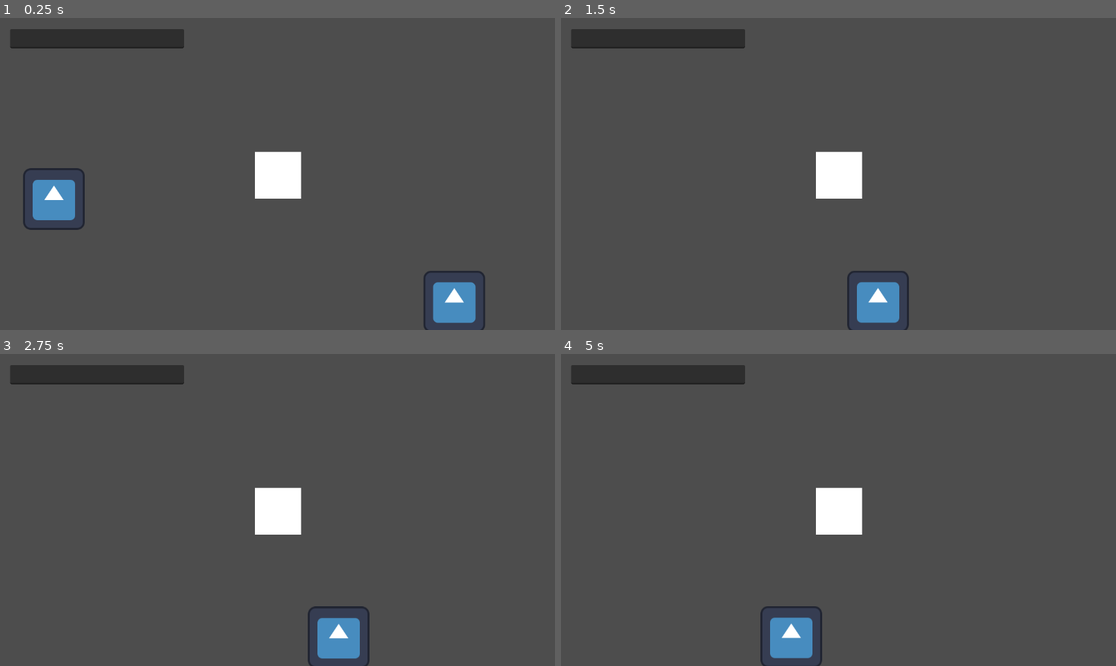
Above: before the commit, frames 1-4 (two rows, left to right).
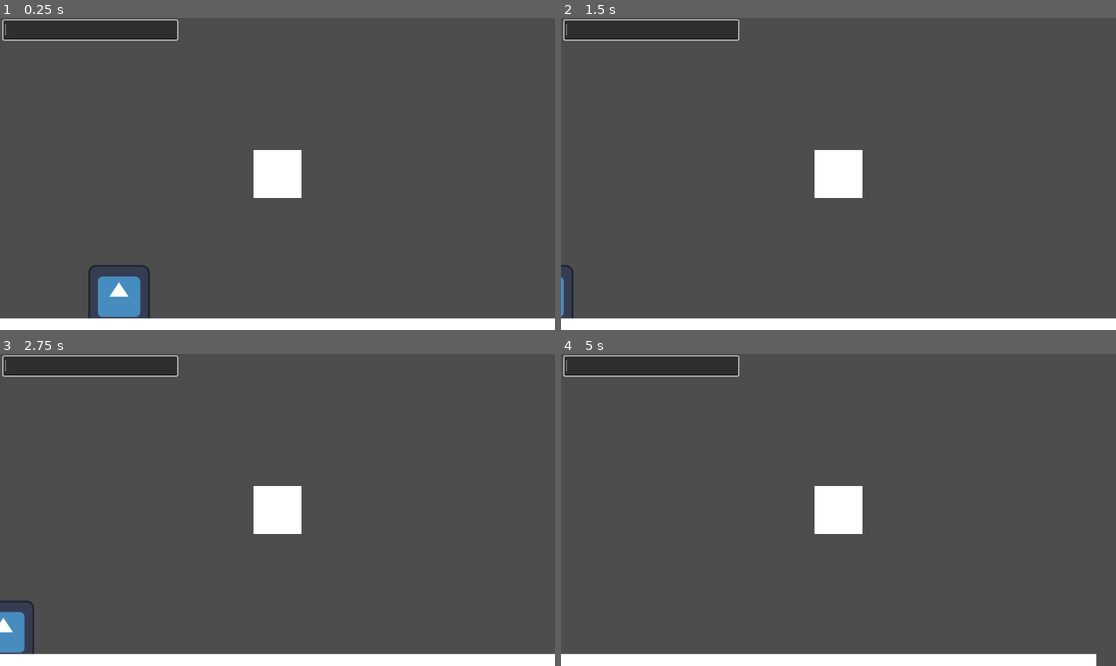
Above: after the commit, the same moments.

Repository: ninja00283/SubmarineGame
Game: Godot game, scene res://node2D.tscn
Same seed, same stepped clock (60 frames per second), same inputs: the game is played once before the commit and once after it. The engine's default icon, where the game draws it, is replaced by a stand-in: a white triangle on a blue panel in a dark square.
Inputs:
- Up to frame 1 (0.25 s): no input
- Up to frame 2 (1.5 s): tap Enter (Submit) at 0.5, 0.6, 1.35 s; hold Right (ui_right) from 0.53 s (still down); tap Up (ui_up) at 0.77 s
- Up to frame 3 (2.75 s): tap Up (ui_up) at 1.52 s; release Right (ui_right) at 2.03 s; hold Left (ui_left) from 2.03 s (still down); tap Enter (Submit) at 2.1 s
- Up to frame 4 (5 s): release Left (ui_left) at 2.78 s; hold Right (ui_right) 2.78-4.28 s; tap Enter (Submit) at 2.85, 3.6, 4.35 s; tap Up (ui_up) at 3.02, 3.77, 4.52 s; hold Left (ui_left) from 4.28 s (still down)

The runs differ from the first frame. In frame 1, 9.4% of the frame differs, in the area x 0-100%, y 0-100%; in frame 2, 7.1%; in frame 3, 7.9%; in frame 4, 7.0%.

Commit message:
Improved modularity and new commands
A more modular system for adding new commands, alongside a new fire command that adds a torpedo scene to the scene tree, shouldn't be too hard to add new weapons.

Diff:
--- /dev/null
+++ b/area2D.gd
@@ -0,0 +1,11 @@
+extends Area2D
+
+
+# Called when the node enters the scene tree for the first time.
+func _ready() -> void:
+	pass # Replace with function body.
+
+
+# Called every frame. 'delta' is the elapsed time since the previous frame.
+func _process(delta: float) -> void:
+	pass
--- a/commandInput.gd
+++ /dev/null
@@ -1,50 +0,0 @@
-extends Node2D
-
-@onready var commandInput: LineEdit = $CharacterBody2D/commandInput
-@onready var characterBody2D: CharacterBody2D = $CharacterBody2D
-
-var angleDegreesInput = 0
-var magnitudeInput = 0
-
-# Called when the node enters the scene tree for the first time.
-func _ready() -> void:
-	pass # Replace with function body.
-
-# Called every frame. 'delta' is the elapsed time since the previous frame.
-func _process(delta: float) -> void:
-	if Input.is_action_just_pressed("Submit"):
-		if commandInput.text.to_lower().begins_with("move"):
-			submitCommand()
-		else:
-			submit()
-
-func submit():
-	print(commandInput.text)
-	commandInput.clear()
-
-func submitCommand():
-	var input_text = commandInput.text.strip_edges().to_lower()
-	if input_text.begins_with("move"):
-		var parts = input_text.split(" ")
-		if parts.size() == 3:
-			var angle = parts[1]
-			var magnitude = parts[2]
-			angleDegreesInput = angle.to_int()
-			magnitudeInput = magnitude.to_int()
-
-			if angle.is_valid_float() and magnitude.is_valid_float():
-				print("Recognized command: move with values angle(degrees) =", angle, ", magnitude =", magnitude)
-
-				var angleRadians = deg_to_rad(angleDegreesInput)
-				var x = magnitudeInput * cos(angleRadians)
-				var y = magnitudeInput * sin(angleRadians)
-
-				characterBody2D.velocity = Vector2(x, y)
-				print("Calculated x: ", x, " y: ", y)
-			else:
-				print("Invalid move command. Both angle and magnitude must be numeric values.")
-		else:
-			print("Invalid move command. Expected 2 values: angle and magnitude.")
-	else:
-		print("Unknown command:", input_text)
-	commandInput.clear()
--- /dev/null
+++ b/main.gd
@@ -0,0 +1,77 @@
+extends Node2D
+
+@onready var commandInput: LineEdit = $CharacterBody2D/commandInput
+@onready var characterBody2D: CharacterBody2D = $CharacterBody2D
+@onready var torpedoScene = preload("res://torpedo.tscn")
+
+var commands = ["move", "fire"]
+
+# Called when the node enters the scene tree for the first time.
+func _ready() -> void:
+	commandInput.grab_focus()
+
+# Called every frame. 'delta' is the elapsed time since the previous frame.
+func _process(delta: float) -> void:
+	if Input.is_action_just_pressed("Submit"):
+		commandInterpret()
+
+func commandInterpret():
+	var text = commandInput.text.to_lower()
+	var parts = text.split(" ")
+	if parts.size() > 0:
+		var command = parts[0]
+		if command in commands:
+			match command:
+				"move":
+					moveCommand(parts)
+				"fire":
+					fireCommand(parts)
+			commandInput.clear()
+			return
+	print("Unknown command: ", text)
+	commandInput.clear()
+
+func moveCommand(parts: Array):
+	if parts.size() == 3:
+		var angleDegreesInput = 0
+		var magnitudeInput = 0
+		var angle = parts[1]
+		var magnitude = parts[2]
+		if angle.is_valid_float() and magnitude.is_valid_float():
+			angleDegreesInput = angle.to_int()
+			magnitudeInput = magnitude.to_int()
+
+			var angleRadians = deg_to_rad(angleDegreesInput)
+			var x = magnitudeInput * cos(angleRadians)
+			var y = magnitudeInput * sin(angleRadians)
+
+			characterBody2D.velocity += Vector2(x, y)
+			print(x, " ", y, " Velocity added")
+		else:
+			print("Invalid move command. Both angle and magnitude must be numeric values.")
+	else:
+		print("Invalid move command. Expected 2 values: angle and magnitude.")
+
+func fireCommand(parts: Array):
+	print("fireCommand()")
+
+	var torpedo = torpedoScene.instantiate()
+
+	var angleDegreesInput = 0
+	var magnitudeInput = 128
+	var angle = parts[1]
+
+	if angle.is_valid_float():
+		angleDegreesInput = angle.to_int()
+
+	torpedo.rotation = deg_to_rad(angleDegreesInput)
+
+	var direction = Vector2(cos(torpedo.rotation), sin(torpedo.rotation))
+	var velocity = direction * magnitudeInput
+
+	torpedo.linear_velocity = velocity
+
+	var offset = direction * 100
+	torpedo.position = characterBody2D.position + offset
+
+	get_tree().root.add_child(torpedo)
--- a/node2D.tscn
+++ b/node2D.tscn
@@ -1,18 +1,16 @@
 [gd_scene load_steps=8 format=3 uid="uid://qyq07mg1p0sn"]
 
 [ext_resource type="Script" path="res://characterBody2D.gd" id="1_06o6w"]
-[ext_resource type="Script" path="res://commandInput.gd" id="1_rrkik"]
+[ext_resource type="Script" path="res://main.gd" id="1_rrkik"]
 [ext_resource type="Texture2D" uid="uid://eos4yb6buaxr" path="res://icon.svg" id="2_mcqon"]
 
 [sub_resource type="RectangleShape2D" id="RectangleShape2D_vy411"]
-size = Vector2(0.28515, 0.464029)
 
 [sub_resource type="QuadMesh" id="QuadMesh_st13u"]
 
-[sub_resource type="PhysicsMaterial" id="PhysicsMaterial_l68c8"]
+[sub_resource type="RectangleShape2D" id="RectangleShape2D_7grsg"]
 
-[sub_resource type="RectangleShape2D" id="RectangleShape2D_3lyl6"]
-size = Vector2(1343, 36)
+[sub_resource type="QuadMesh" id="QuadMesh_b37v0"]
 
 [node name="Node2D" type="Node2D"]
 script = ExtResource("1_rrkik")
@@ -21,36 +19,39 @@
 script = ExtResource("1_06o6w")
 
 [node name="Camera2D" type="Camera2D" parent="CharacterBody2D"]
-position = Vector2(-324, 55)
 
 [node name="CollisionShape2D" type="CollisionShape2D" parent="CharacterBody2D"]
-position = Vector2(-322, 57)
-scale = Vector2(316.5, 208.5)
+scale = Vector2(5, 5)
 shape = SubResource("RectangleShape2D_vy411")
 
 [node name="MeshInstance2D" type="MeshInstance2D" parent="CharacterBody2D"]
-position = Vector2(-322.875, 57.375)
-scale = Vector2(95.75, 97.25)
+scale = Vector2(100, 100)
 mesh = SubResource("QuadMesh_st13u")
 
 [node name="commandInput" type="LineEdit" parent="CharacterBody2D"]
-offset_left = -879.0
-offset_top = -246.0
-offset_right = -518.0
-offset_bottom = -206.0
-
-[node name="StaticBody2D" type="StaticBody2D" parent="."]
-position = Vector2(-451, 260)
-physics_material_override = SubResource("PhysicsMaterial_l68c8")
-
-[node name="CollisionShape2D" type="CollisionShape2D" parent="StaticBody2D"]
-position = Vector2(137.5, 8)
-shape = SubResource("RectangleShape2D_3lyl6")
+offset_left = -569.0
+offset_top = -319.0
+offset_right = -208.0
+offset_bottom = -279.0
 
 [node name="Icon" type="Sprite2D" parent="."]
-position = Vector2(-788, 107)
+position = Vector2(-329, 253)
 texture = ExtResource("2_mcqon")
 
 [node name="Icon2" type="Sprite2D" parent="."]
-position = Vector2(43, 320)
+position = Vector2(451, 372)
 texture = ExtResource("2_mcqon")
+
+[node name="StaticBody2D" type="StaticBody2D" parent="."]
+position = Vector2(0, -150)
+collision_layer = 3
+
+[node name="CollisionShape2D" type="CollisionShape2D" parent="StaticBody2D"]
+position = Vector2(0, 500)
+scale = Vector2(100, 5)
+shape = SubResource("RectangleShape2D_7grsg")
+
+[node name="MeshInstance2D" type="MeshInstance2D" parent="StaticBody2D"]
+position = Vector2(0, 500)
+scale = Vector2(2000, 100)
+mesh = SubResource("QuadMesh_b37v0")
--- a/project.godot
+++ b/project.godot
@@ -26,7 +26,16 @@
 "events": [Object(InputEventKey,"resource_local_to_scene":false,"resource_name":"","device":-1,"window_id":0,"alt_press …(195 unchanged characters)…
 ]
 }
+Fire={
+"deadzone": 0.5,
+"events": [Object(InputEventKey,"resource_local_to_scene":false,"resource_name":"","device":-1,"window_id":0,"alt_pressed":false,"shift_pressed":false,"ctrl_pressed":false,"meta_pressed":false,"pressed":false,"keycode":0,"physical_keycode":81,"key_label":0,"unicode":113,"location":0,"echo":false,"script":null)
+]
+}
 
 [physics]
 
 2d/default_gravity=0.4
+
+[rendering]
+
+textures/canvas_textures/default_texture_filter=0
--- /dev/null
+++ b/torpedo.gd
@@ -0,0 +1,18 @@
+extends RigidBody2D
+
+
+# Called when the node enters the scene tree for the first time.
+func _ready() -> void:
+	pass # Replace with function body.
+
+
+# Called every frame. 'delta' is the elapsed time since the previous frame.
+func _process(delta: float) -> void:
+	pass
+
+
+
+func _on_area_2d_body_entered(body):
+	if body.get_parent() != self.get_parent():
+		print(body)
+		queue_free()
--- /dev/null
+++ b/torpedo.tscn
@@ -0,0 +1,24 @@
+[gd_scene load_steps=4 format=3 uid="uid://c4xactt1lxmxl"]
+
+[ext_resource type="Script" path="res://torpedo.gd" id="1_61b7t"]
+[ext_resource type="Texture2D" uid="uid://ddcdo8on17lsg" path="res://torpedo.png" id="1_fxbiq"]
+[ext_resource type="Script" path="res://area2D.gd" id="3_jpvmm"]
+
+[node name="RigidBody2D" type="RigidBody2D"]
+mass = 20.0
+script = ExtResource("1_61b7t")
+
+[node name="CollisionPolygon2D2" type="CollisionPolygon2D" parent="."]
+polygon = PackedVector2Array(-6, -1, -6, -2, -8, -2, -8, 2, -6, 2, -6, 1, -4, 2, 7, 2, 8, 1, 8, -1, 7, -2, -4, -2)
+
+[node name="Sprite2D2" type="Sprite2D" parent="."]
+texture = ExtResource("1_fxbiq")
+
+[node name="Area2D" type="Area2D" parent="."]
+collision_layer = 2
+script = ExtResource("3_jpvmm")
+
+[node name="CollisionPolygon2D2" type="CollisionPolygon2D" parent="Area2D"]
+polygon = PackedVector2Array(8, -1, 8, 1, 7, 2, 8, 2, 9, 1, 9, -1, 8, -2, 7, -2)
+
+[connection signal="body_entered" from="Area2D" to="." method="_on_area_2d_body_entered"]
Binary file added: torpedo.png
Not shown, added: torpedo.png.import
